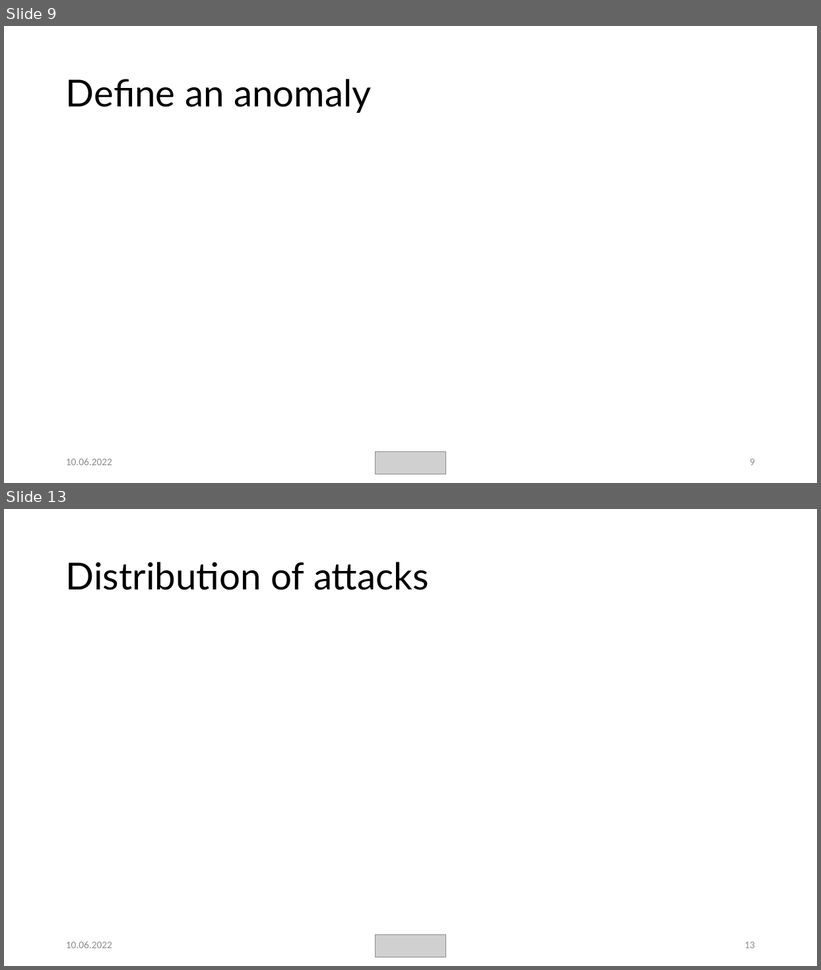
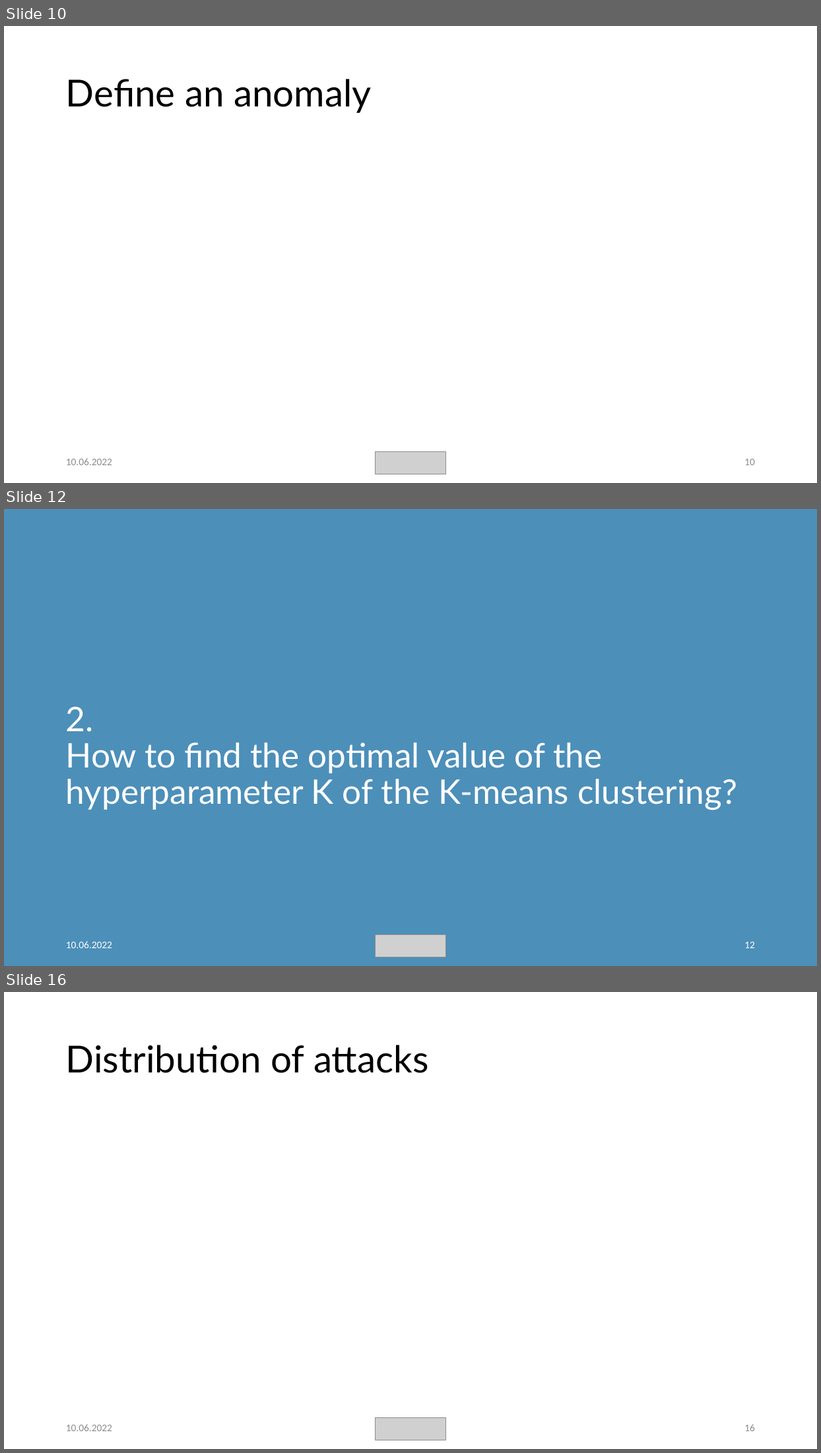
Before and after one commit to weevood/MA-BDA_Project, a slide deck: Documentation/Anomaly-Detection-in-Network-Traffic-with-K-means-Clustering.pptx. Shown one above the other, each under a label of ours: slides 9 and 13 before the commit, slides 10, 12 and 16 after it; the slides between them are not shown. The pictures are 821x970 and 821x1453 pixels, drawn with LibreOffice and Linux fonts; fonts in the diff are those of the drawing; grey boxes stand for pictures. Boxes give left, top, right and bottom in pixels: in the first picture for what was removed or moved away, otherwise in the second. Text is boxed around its words. In the diff, an @@ line names an element or a change of style, - is before the commit and + after.

```diff
--- a/Documentation/Anomaly-Detection-in-Network-Traffic-with-K-means-Clustering.pptx
+++ b/Documentation/Anomaly-Detection-in-Network-Traffic-with-K-means-Clustering.pptx
@@ slide 12 added at [4,509,817,966], background #00609C at 70% opacity @@
@@ title added at [66,707,737,811], 40 pt, text #FFFFFF @@
+2.
+How to find the optimal value of the hyperparameter K of the K-means clustering?
@@ text added at [66,941,112,949], 12 pt, text #FFFFFF @@
+10.06.2022
@@ picture added at [375,935,446,957] @@
@@ page number added at [745,942,755,949], 12 pt, text #FFFFFF @@
+12
@@ what was slide 9 is now slide 10 @@
@@ page number at [745,459,755,466]: text changed @@
-9
+10
@@ what was slide 13 is now slide 16 @@
@@ page number at [745,1424,755,1432]: text changed @@
-13
+16
```
Also in this commit, not shown: 6 slides changed, 2 other slides added, 1 other file.
